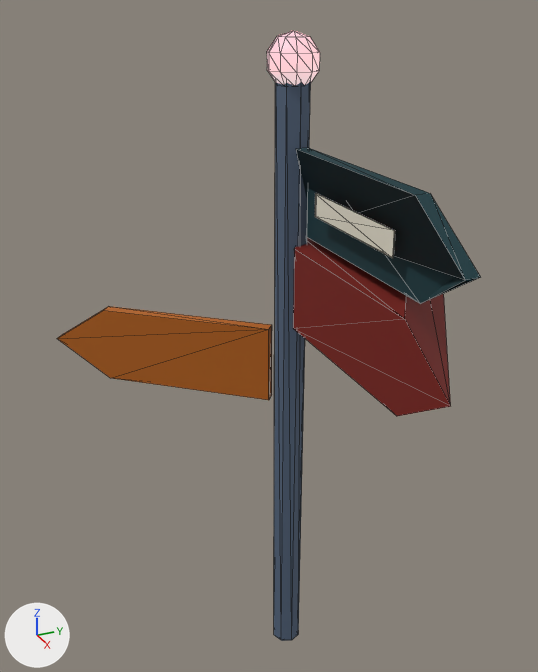
A saved change to the glTF model content/city/sign_post.glb.
The view is the same before and after, from a 50 mm camera at (3.04, -1.48, 3.5) aimed at (-0.02, -0.1, 1.97). The axes (+X, +Y, +Z) are drawn at lower left. The lights are the same throughout. The picture after the commit comes second. Mesh edges are drawn as thin lines. Vertices at exactly the same position are counted once.

Names of what the first picture shows: 'sign_post'.
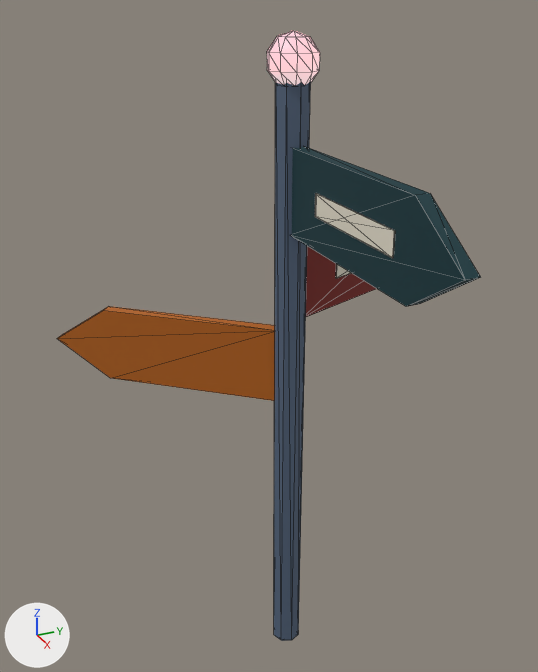
Pixel boxes [x1, y1, x2, y2] of what changed, in the pictures (538 x 672 px; the box of a moved part takes in the faces that stretch with it):
part 1 of me_sign_post, moved or reshaped: before [78, 148, 465, 416]; after [78, 147, 478, 401]

The change, as a diff of the scene's bpy script:
```diff
--- a/content/city/sign_post.glb.py
+++ b/content/city/sign_post.glb.py
@@ me_sign_post @@
 # used by ob_sign_post; location = (0.0, 0.0, 0.0)
-me_sign_post.from_pydata(...)  # 112 vertices, 192 faces; spans x -0.86..1.3, y -1.02..1.21, z 0.0..3.37
+me_sign_post.from_pydata(...)  # 112 vertices, 192 faces; spans x -0.86..1.3, y -1.02..1.23, z 0.0..3.37
+# me_sign_post part 1: 20 of 112 vertices moved; they spanned x -0.31..1.3, y -0.1..0.95, z 1.6..3.35 and now span x -0.42..1.0, y -0.06..1.23, z 1.6..3.35; mean shift (-0.15, 0.14, 0.0); largest move (1.3, -0.03, 2.25) -> (-0.42, 1.23, 2.25)
 me_sign_post.materials.append(mat_paint)
```
